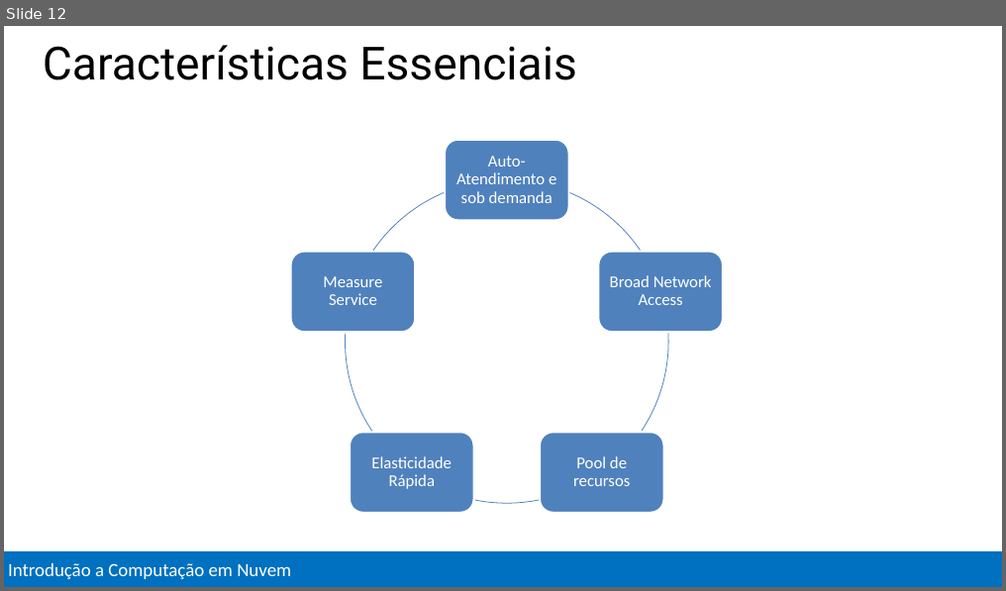
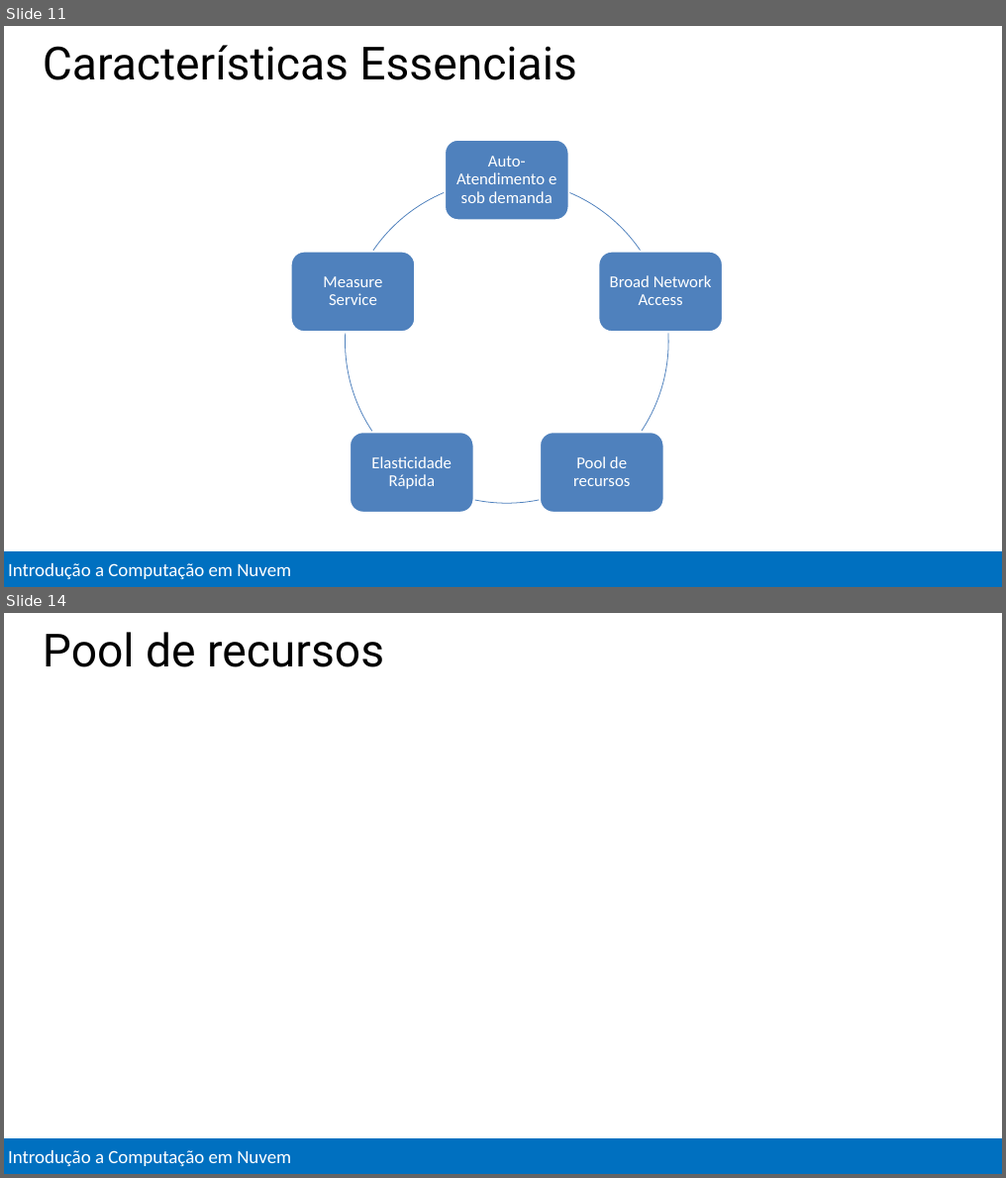
Before and after one commit to Evilazaro/MCSDAzureTraining, a slide deck: Introduction to Cloud Computing/Introduction to Cloud Computing.pptx. Shown one above the other, each under a label of ours: slide 12 before the commit, slides 11 and 14 after it; the slides between them are not shown. The pictures are 1006x591 and 1006x1178 pixels, drawn with LibreOffice and Linux fonts; fonts in the diff are those of the drawing. Boxes give left, top, right and bottom in pixels: in the first picture for what was removed or moved away, otherwise in the second. Text is boxed around its words. In the diff, an @@ line names an element or a change of style, - is before the commit and + after.

```diff
--- a/Introduction to Cloud Computing/Introduction to Cloud Computing.pptx
+++ b/Introduction to Cloud Computing/Introduction to Cloud Computing.pptx
@@ slide 14 added at [4,613,1002,1174], background #FFFFFF; not listed: 1 template element that a slide beside it also shows @@
@@ title added at [43,632,384,667], 44 pt, text #000000 @@
+Pool de recursos
@@ what was slide 12 is now slide 11 @@
```
Also in this commit, not shown: 3 slides changed, 6 other slides added, 1 slide removed.
